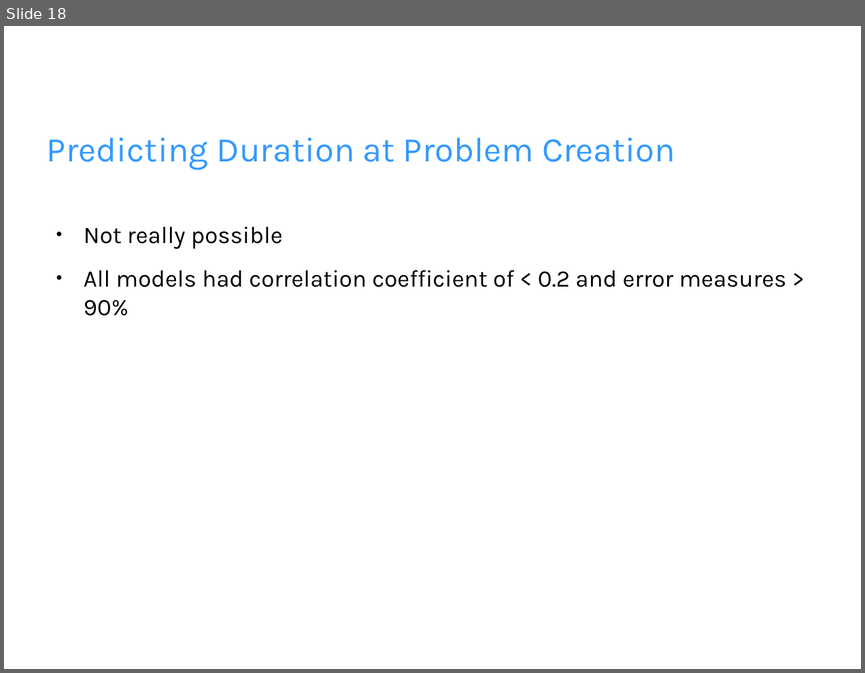
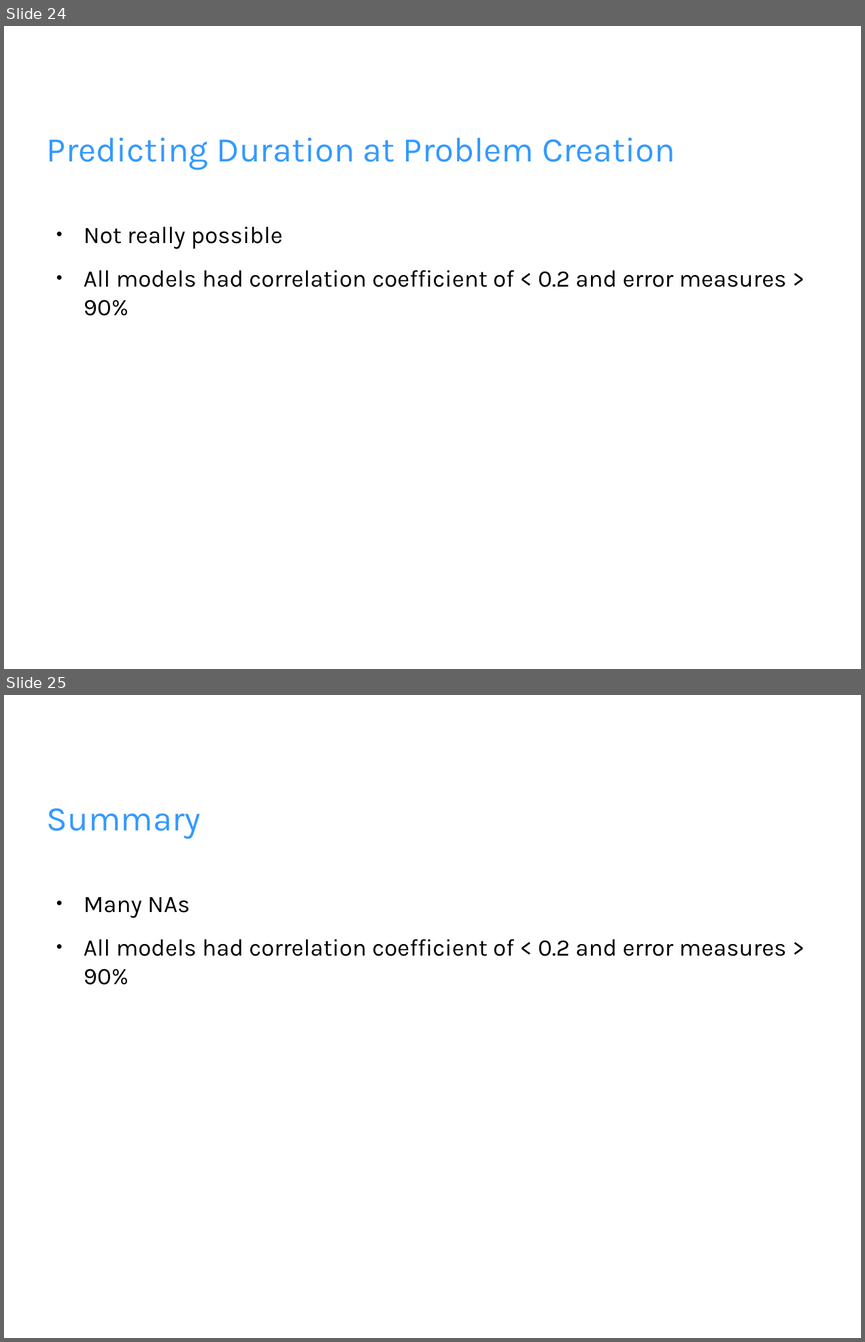
Before and after one commit to wjbrittonv/UMRFDataScience, a slide deck: MacClusteringProject/data_analysis.pptx. Shown one above the other, each under a label of ours: slide 18 before the commit, slides 24 and 25 after it. The pictures are 865x673 and 865x1342 pixels, drawn with LibreOffice and Linux fonts; fonts in the diff are those of the drawing; background and template pictures are left out. Boxes give left, top, right and bottom in pixels: in the first picture for what was removed or moved away, otherwise in the second. Text is boxed around its words. In the diff, an @@ line names an element or a change of style, - is before the commit and + after.

```diff
--- a/MacClusteringProject/data_analysis.pptx
+++ b/MacClusteringProject/data_analysis.pptx
@@ slide 25 added at (4, 695, 861, 1338), background picture (left out) @@
@@ text added at (47, 808, 201, 838), 32 pt, text #3399FF @@
+Summary
@@ text added at (84, 897, 787, 985), 22 pt, text #000000 @@
+● Many NAs
+● All models had correlation coefficient of < 0.2 and error measures > 90%
@@ what was slide 18 is now slide 24 @@
```
Also in this commit, not shown: 2 slides changed, 11 other slides added, 11 slides removed, 13 other files.
